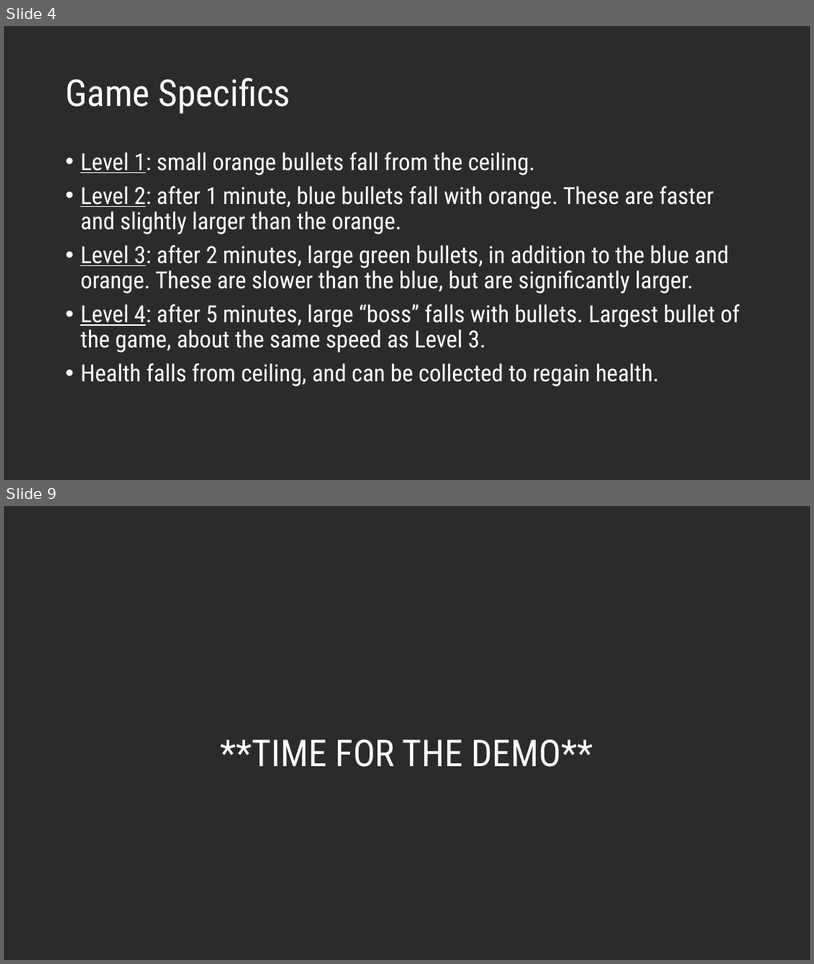
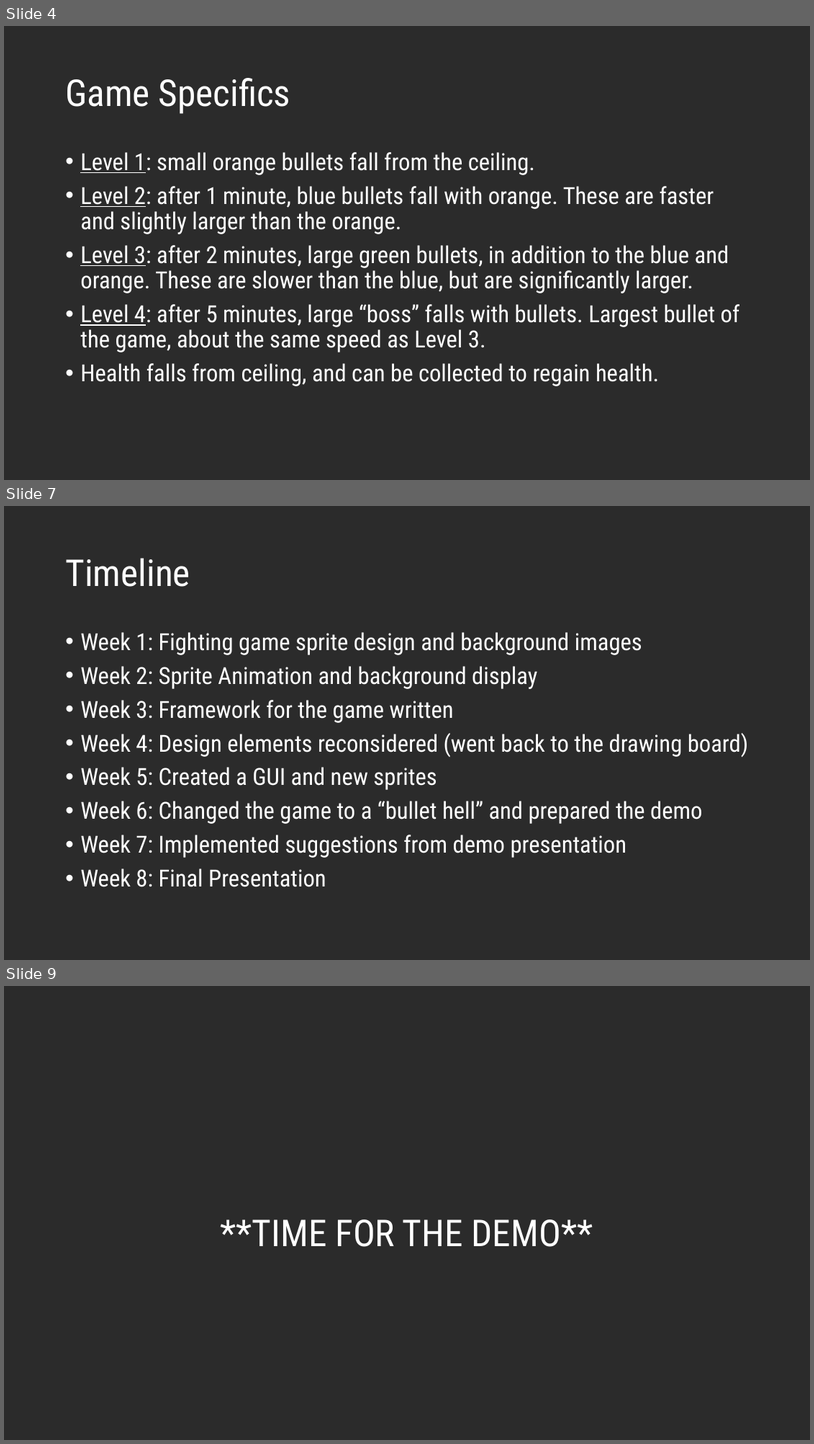
Before and after one commit to VasDarYu/CYEN-Game, a slide deck: Ultimate Space Rumble Smash Fighter Z 2.pptx. Shown one above the other, each under a label of ours: slides 4 and 9 before the commit, slides 4, 7 and 9 after it; the slides between them are not shown. The pictures are 814x964 and 814x1444 pixels, drawn with LibreOffice and Linux fonts; fonts in the diff are those of the drawing; background and template pictures are left out; a plain dark background stands for a picture behind light text. Boxes give left, top, right and bottom in pixels: in the first picture for what was removed or moved away, otherwise in the second. Text is boxed around its words. In the diff, an @@ line names an element or a change of style, - is before the commit and + after.

Commit message:
powerpoint

```diff
--- a/Ultimate Space Rumble Smash Fighter Z 2.pptx
+++ b/Ultimate Space Rumble Smash Fighter Z 2.pptx
@@ slide 7 added at box(4, 506, 810, 960), background picture (left out) @@
@@ title added at box(65, 558, 190, 587), 44 pt, text #FFFFFF @@
+Timeline
@@ text added at box(80, 632, 748, 887), 28 pt, text #FFFFFF @@
+• Week 1: Fighting game sprite design and background images
+• Week 2: Sprite Animation and background display
+• Week 3: Framework for the game written
+• Week 4: Design elements reconsidered (went back to the drawing board)
+• Week 5: Created a GUI and new sprites
+• Week 6: Changed the game to a “bullet hell” and prepared the demo
+• Week 7: Implemented suggestions from demo presentation
+• Week 8: Final Presentation
```
Also in this commit, not shown: 2 slides changed, 1 other slide added, 2 slides removed, 2 other files.
